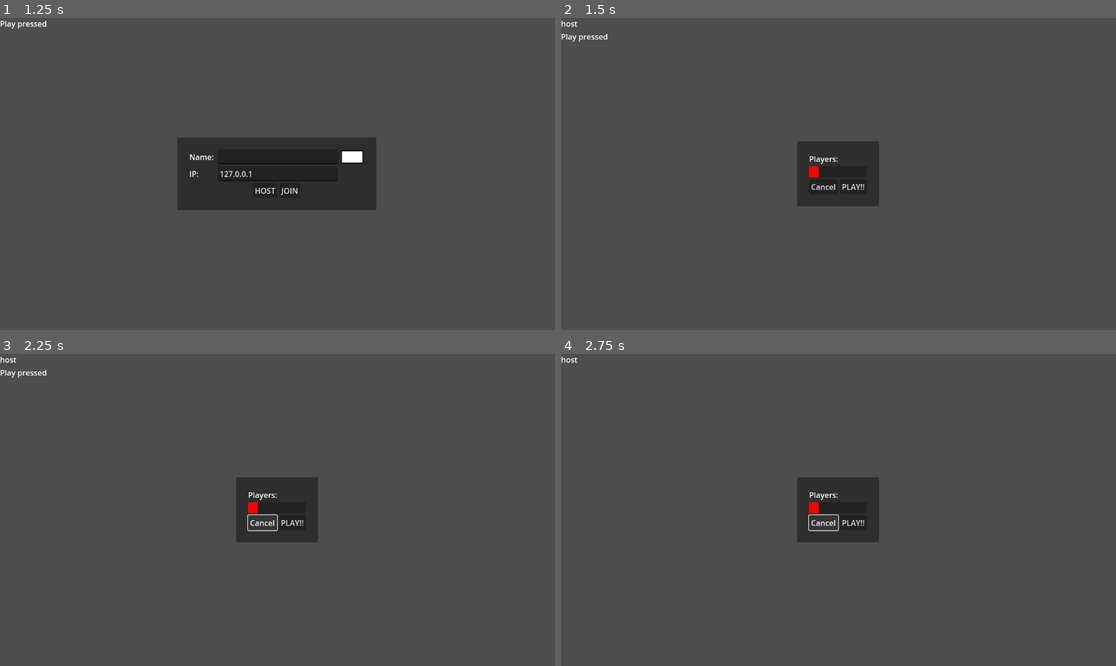
Above: before the commit, frames 1-4 (two rows, left to right).
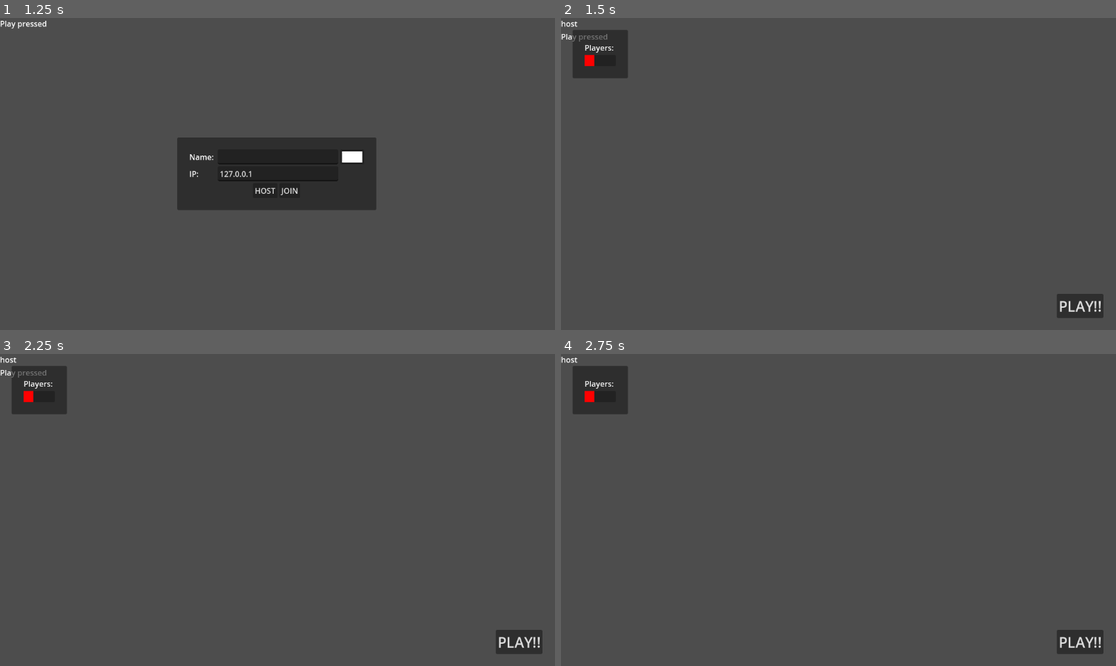
Above: after the commit, the same moments.

Repository: letoro99/CC5409-Taller-Multi
Game: Godot game, scene res://scenes/mainScreen.tscn
Same seed, same stepped clock (60 frames per second), same inputs: the game is played once before the commit and once after it. The engine's default icon, where the game draws it, is replaced by a stand-in: a white triangle on a blue panel in a dark square.
Inputs (mouse positions are in pixels of both pictures, inside the frame that each line leads up to):
- Up to frame 1 (1.25 s): click "PLAY" at 0.5 s
- Up to frame 2 (1.5 s): click "HOST" at 1.25 s
- Up to frame 3 (2.25 s): click (260, 522) at 2 s, where only the run before the commit has a clickable "Cancel"
- Up to frame 4 (2.75 s): no input

Frame 1 is identical in both runs. In frame 2, 5.1% of the frame differs, in the area x 2-98%, y 4-96%; in frame 3, 4.9%; in frame 4, 4.9%.

Commit message:
change display lobby screen

Diff:
--- a/scenes/menus/lobbyScreen.gd
+++ b/scenes/menus/lobbyScreen.gd
@@ -4,19 +4,18 @@
 const MAX_PLAYERS = 2
 const PORT = 5409
 
-@onready var user = $PanelContainer/MarginContainer/Start/GridContainer/User
-@onready var color_name = $PanelContainer/MarginContainer/Start/GridContainer/ColorName
-@onready var ip = $PanelContainer/MarginContainer/Start/GridContainer/IP
+@onready var user = $Start/MarginContainer/Start/GridContainer/User
+@onready var color_name = $Start/MarginContainer/Start/GridContainer/ColorName
+@onready var ip = $Start/MarginContainer/Start/GridContainer/IP
 
-@onready var host = $PanelContainer/MarginContainer/Start/HBoxContainer/Host
-@onready var join = $PanelContainer/MarginContainer/Start/HBoxContainer/Join
+@onready var host = $Start/MarginContainer/Start/HBoxContainer/Host
+@onready var join = $Start/MarginContainer/Start/HBoxContainer/Join
 
-@onready var start = $PanelContainer/MarginContainer/Start
-@onready var pending = $PanelContainer/MarginContainer/Pending
-@onready var players_list = $PanelContainer/MarginContainer/Pending/PanelContainer/PlayersList
+@onready var start = $Start
+@onready var pending = $Pending
 
-@onready var cancel = $PanelContainer/MarginContainer/Pending/HBoxContainer/Cancel
-@onready var play = $PanelContainer/MarginContainer/Pending/HBoxContainer/Play
+@onready var players_list = $Pending/PanelContainer2/MarginContainer/Pending/PanelContainer/PlayersList
+@onready var play = $Pending/HBoxContainer/Play
 
 # { id: true }
 var status = {1 : false}
--- a/scenes/menus/lobbyScreen.tscn
+++ b/scenes/menus/lobbyScreen.tscn
@@ -10,90 +10,108 @@
 offset_right = -1.0
 grow_horizontal = 2
 grow_vertical = 2
+theme_override_constants/margin_left = 25
+theme_override_constants/margin_top = 25
+theme_override_constants/margin_right = 25
+theme_override_constants/margin_bottom = 25
 script = ExtResource("1_lbtft")
 
-[node name="PanelContainer" type="PanelContainer" parent="."]
+[node name="Start" type="PanelContainer" parent="."]
+visible = false
 layout_mode = 2
 size_flags_horizontal = 4
 size_flags_vertical = 4
 
-[node name="MarginContainer" type="MarginContainer" parent="PanelContainer"]
+[node name="MarginContainer" type="MarginContainer" parent="Start"]
 layout_mode = 2
 theme_override_constants/margin_left = 25
 theme_override_constants/margin_top = 25
 theme_override_constants/margin_right = 25
 theme_override_constants/margin_bottom = 25
 
-[node name="Start" type="VBoxContainer" parent="PanelContainer/MarginContainer"]
-visible = false
+[node name="Start" type="VBoxContainer" parent="Start/MarginContainer"]
 custom_minimum_size = Vector2(1, 0)
 layout_mode = 2
 alignment = 1
 
-[node name="GridContainer" type="GridContainer" parent="PanelContainer/MarginContainer/Start"]
+[node name="GridContainer" type="GridContainer" parent="Start/MarginContainer/Start"]
 layout_mode = 2
 size_flags_horizontal = 4
 columns = 3
 
-[node name="Label" type="Label" parent="PanelContainer/MarginContainer/Start/GridContainer"]
+[node name="Label" type="Label" parent="Start/MarginContainer/Start/GridContainer"]
 layout_mode = 2
 text = "Name: "
 
-[node name="User" type="LineEdit" parent="PanelContainer/MarginContainer/Start/GridContainer"]
+[node name="User" type="LineEdit" parent="Start/MarginContainer/Start/GridContainer"]
 custom_minimum_size = Vector2(250, 0)
 layout_mode = 2
 alignment = 3
 max_length = 20
 
-[node name="ColorName" type="ColorPickerButton" parent="PanelContainer/MarginContainer/Start/GridContainer"]
+[node name="ColorName" type="ColorPickerButton" parent="Start/MarginContainer/Start/GridContainer"]
 custom_minimum_size = Vector2(50, 0)
 layout_mode = 2
 text = "A"
 color = Color(1, 1, 1, 1)
 
-[node name="Label2" type="Label" parent="PanelContainer/MarginContainer/Start/GridContainer"]
+[node name="Label2" type="Label" parent="Start/MarginContainer/Start/GridContainer"]
 layout_mode = 2
 text = "IP: "
 
-[node name="IP" type="LineEdit" parent="PanelContainer/MarginContainer/Start/GridContainer"]
+[node name="IP" type="LineEdit" parent="Start/MarginContainer/Start/GridContainer"]
 custom_minimum_size = Vector2(250, 0)
 layout_mode = 2
 text = "127.0.0.1"
 
-[node name="HBoxContainer" type="HBoxContainer" parent="PanelContainer/MarginContainer/Start"]
+[node name="HBoxContainer" type="HBoxContainer" parent="Start/MarginContainer/Start"]
 layout_mode = 2
 alignment = 1
 
-[node name="Host" type="Button" parent="PanelContainer/MarginContainer/Start/HBoxContainer"]
+[node name="Host" type="Button" parent="Start/MarginContainer/Start/HBoxContainer"]
 layout_mode = 2
 text = "HOST"
 
-[node name="Join" type="Button" parent="PanelContainer/MarginContainer/Start/HBoxContainer"]
+[node name="Join" type="Button" parent="Start/MarginContainer/Start/HBoxContainer"]
 layout_mode = 2
 text = "JOIN"
 
-[node name="Pending" type="VBoxContainer" parent="PanelContainer/MarginContainer"]
+[node name="Pending" type="MarginContainer" parent="."]
 layout_mode = 2
 
-[node name="Label" type="Label" parent="PanelContainer/MarginContainer/Pending"]
+[node name="HBoxContainer" type="HBoxContainer" parent="Pending"]
+layout_mode = 2
+size_flags_vertical = 8
+alignment = 2
+
+[node name="Play" type="Button" parent="Pending/HBoxContainer"]
+layout_mode = 2
+theme_override_font_sizes/font_size = 30
+text = "PLAY!!"
+
+[node name="PanelContainer2" type="PanelContainer" parent="Pending"]
+layout_mode = 2
+size_flags_horizontal = 0
+size_flags_vertical = 0
+
+[node name="MarginContainer" type="MarginContainer" parent="Pending/PanelContainer2"]
+layout_mode = 2
+theme_override_constants/margin_left = 25
+theme_override_constants/margin_top = 25
+theme_override_constants/margin_right = 25
+theme_override_constants/margin_bottom = 25
+
+[node name="Pending" type="VBoxContainer" parent="Pending/PanelContainer2/MarginContainer"]
+layout_mode = 2
+size_flags_horizontal = 8
+size_flags_vertical = 0
+
+[node name="Label" type="Label" parent="Pending/PanelContainer2/MarginContainer/Pending"]
 layout_mode = 2
 text = "Players: "
 
-[node name="PanelContainer" type="PanelContainer" parent="PanelContainer/MarginContainer/Pending"]
+[node name="PanelContainer" type="PanelContainer" parent="Pending/PanelContainer2/MarginContainer/Pending"]
 layout_mode = 2
 
-[node name="PlayersList" type="VBoxContainer" parent="PanelContainer/MarginContainer/Pending/PanelContainer"]
+[node name="PlayersList" type="VBoxContainer" parent="Pending/PanelContainer2/MarginContainer/Pending/PanelContainer"]
 layout_mode = 2
-
-[node name="HBoxContainer" type="HBoxContainer" parent="PanelContainer/MarginContainer/Pending"]
-layout_mode = 2
-alignment = 1
-
-[node name="Cancel" type="Button" parent="PanelContainer/MarginContainer/Pending/HBoxContainer"]
-layout_mode = 2
-text = "Cancel
-"
-
-[node name="Play" type="Button" parent="PanelContainer/MarginContainer/Pending/HBoxContainer"]
-layout_mode = 2
-text = "PLAY!!"
